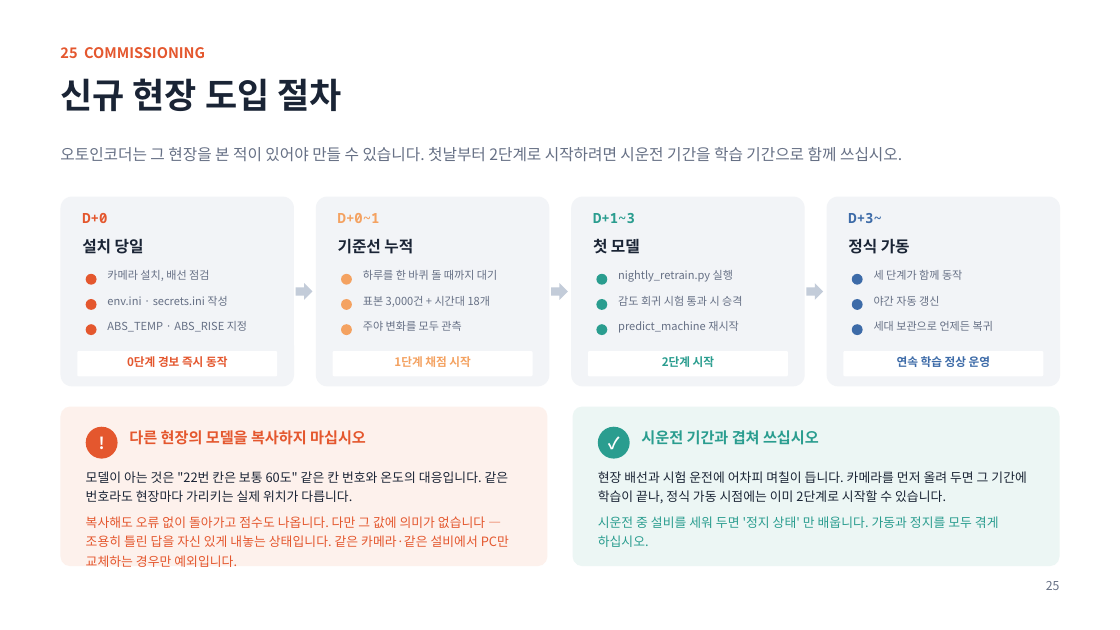
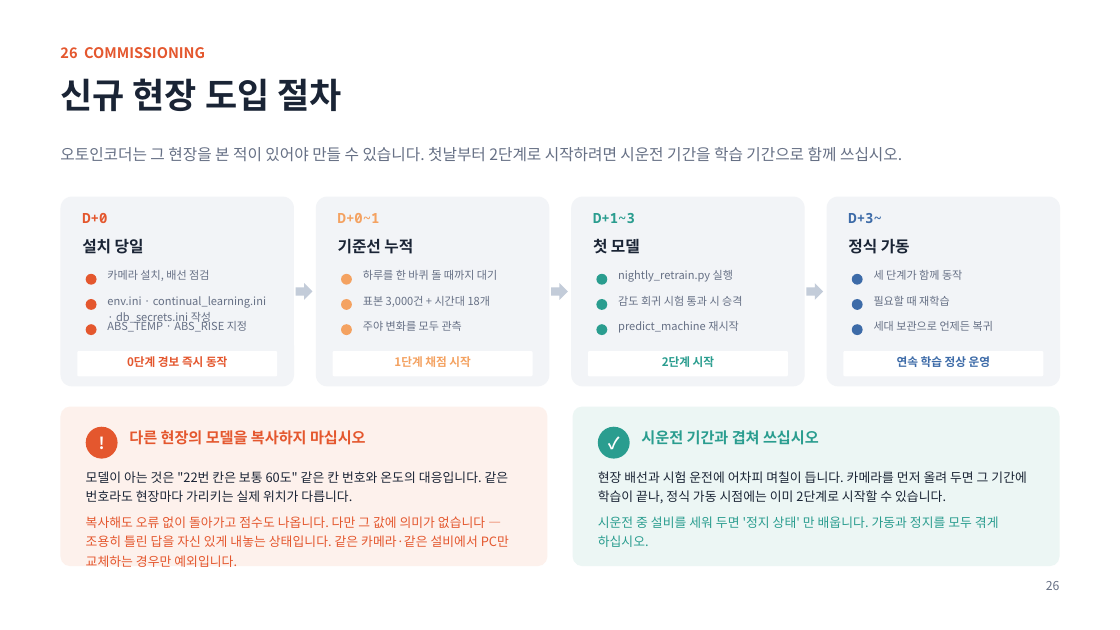
Before and after one commit to oskwon65/MultiModal_FireCam, a slide deck: slide 27 of 멀티모달_화재감지_모니터링_설치매뉴얼.pptx (slide 26 before the commit). Drawn at 1120x630 pixels with LibreOffice and Linux fonts; fonts in the diff are those of the drawing. Boxes give left, top, right and bottom in pixels: in the first picture for what was removed or moved away, otherwise in the second. Text is boxed around its words. In the diff, an @@ line names an element or a change of style, - is before the commit and + after.

```diff
--- a/멀티모달_화재감지_모니터링_설치매뉴얼.pptx
+++ b/멀티모달_화재감지_모니터링_설치매뉴얼.pptx
@@ text at bbox=[107, 296, 266, 324]: text changed @@
-env.ini · secrets.ini 작성
+env.ini · continual_learning.ini · db_secrets.ini 작성
@@ text at bbox=[874, 296, 950, 306]: text changed @@
-야간 자동 갱신
+필요할 때 재학습
```
Also in this commit, not shown: 11 other slides changed, 1 slide added, 2 other files.
